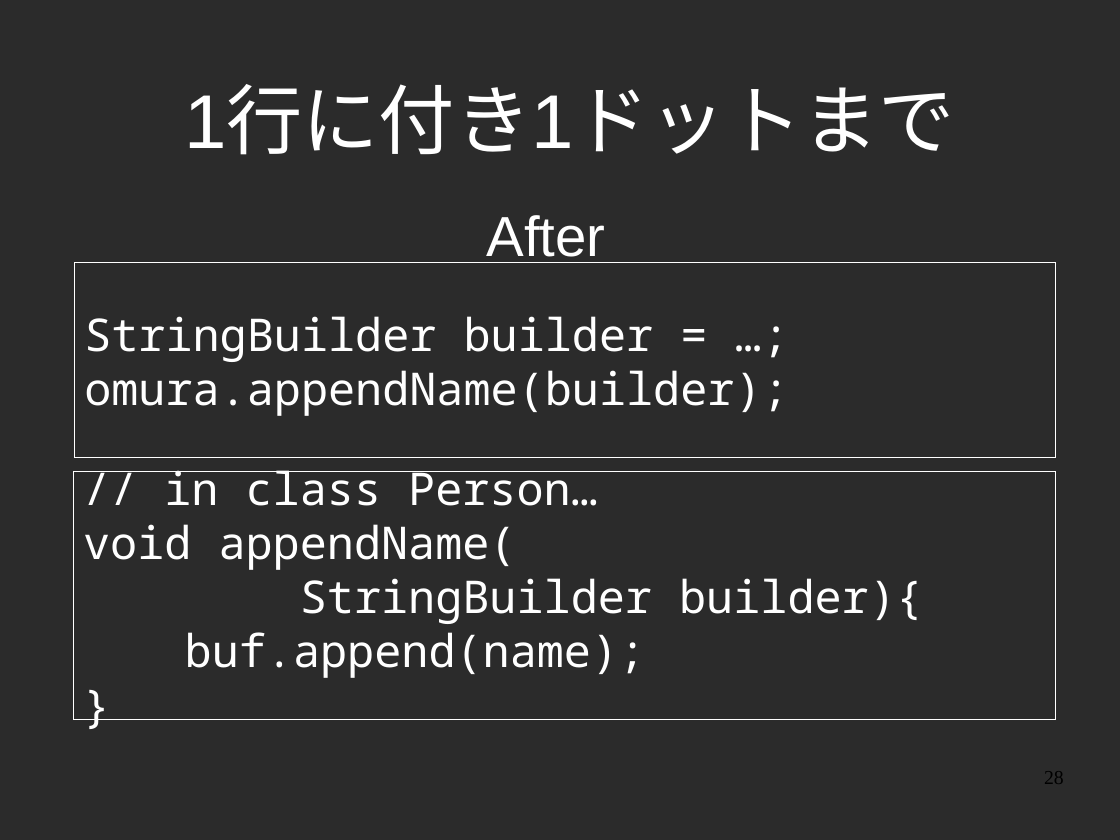
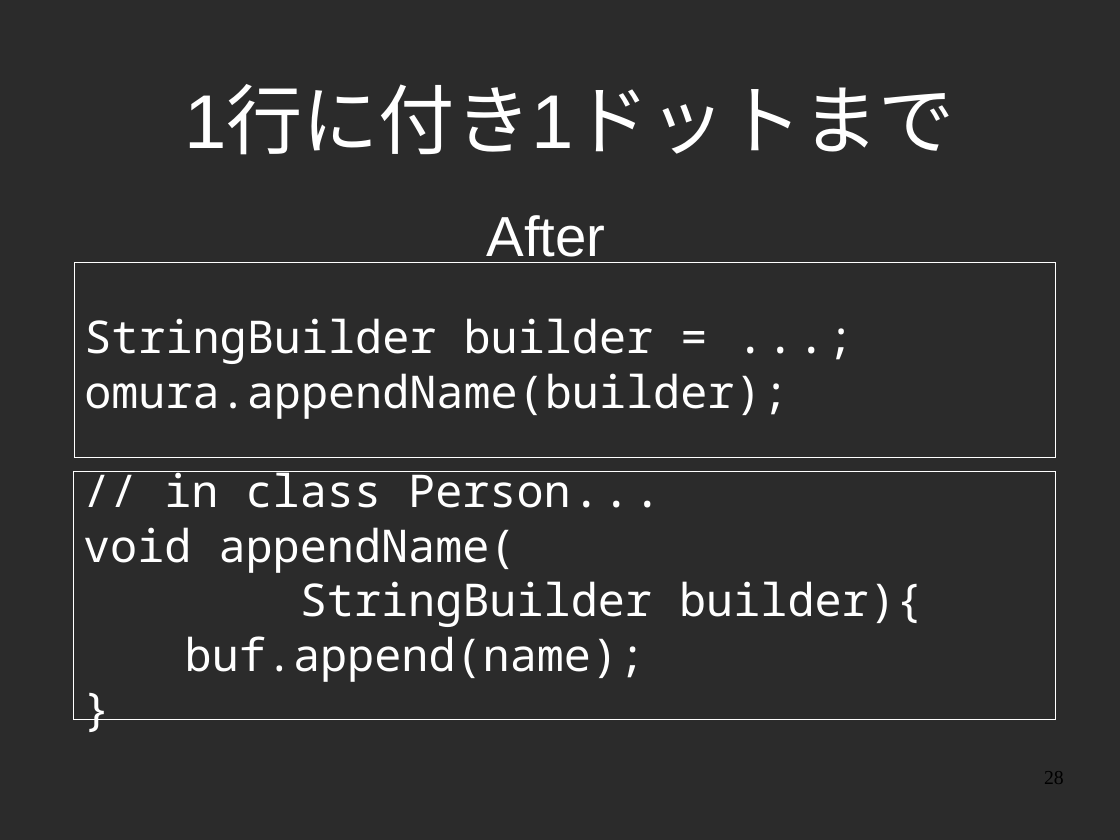
Before and after one commit to yojik/yojik-lib, a slide deck: slide 28 of 2009devsumi/oo_exercise/doc/devsum.odp. Drawn at 1120x840 pixels with LibreOffice and Linux fonts; fonts in the diff are those of the drawing; background and template pictures are left out; a plain dark background stands for a picture behind light text. Boxes give left, top, right and bottom in pixels: in the first picture for what was removed or moved away, otherwise in the second. Text is boxed around its words. In the diff, an @@ line names an element or a change of style, - is before the commit and + after.

```diff
--- a/2009devsumi/oo_exercise/doc/devsum.odp
+++ b/2009devsumi/oo_exercise/doc/devsum.odp
@@ text in rectangle at (x1=84, y1=318, x2=654, y2=364): text changed @@
-StringBuilder builder = …;
+StringBuilder builder = ...;
@@ text in rectangle at (x1=164, y1=471, x2=571, y2=508): text changed @@
-// in class Person…
+// in class Person...
```
Also in this commit, not shown: 29 other slides changed, 1 slide added, 5 other files.
